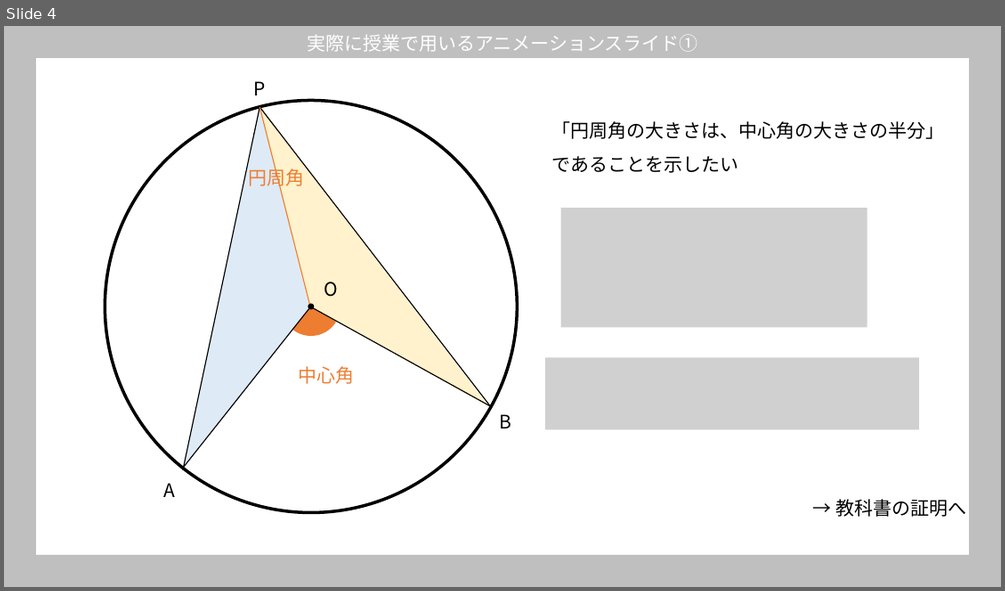
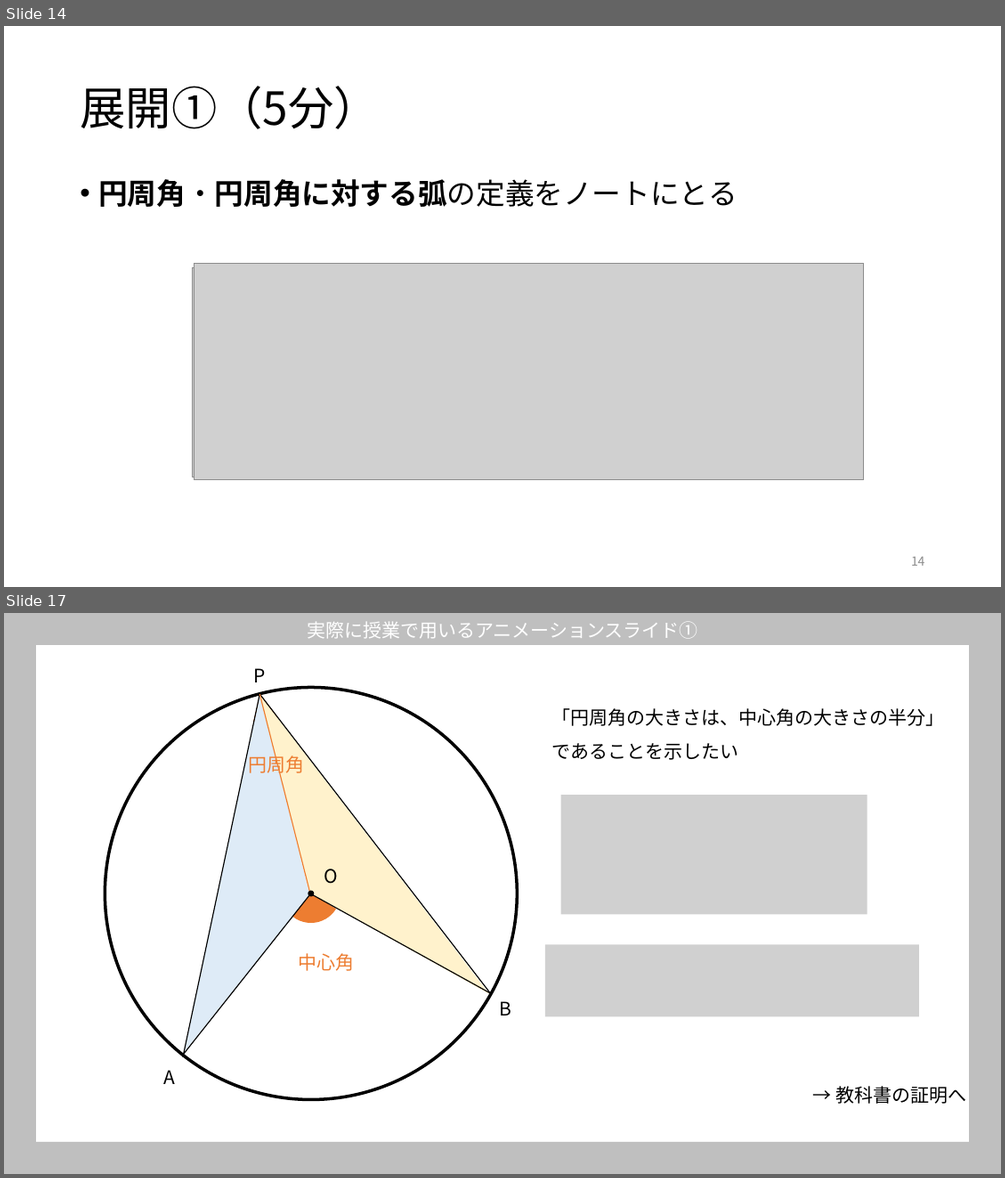
Before and after one commit to ogata222/ogata222.github.io, a slide deck: 円周角の定理_発表会用授業イメージ説明.pptx. Shown one above the other, each under a label of ours: slide 4 before the commit, slides 14 and 17 after it; the slides between them are not shown. The pictures are 1005x591 and 1005x1178 pixels, drawn with LibreOffice and Linux fonts; fonts in the diff are those of the drawing; grey boxes stand for pictures. Boxes give left, top, right and bottom in pixels: in the first picture for what was removed or moved away, otherwise in the second. Text is boxed around its words. In the diff, an @@ line names an element or a change of style, - is before the commit and + after.

```diff
--- a/円周角の定理_発表会用授業イメージ説明.pptx
+++ b/円周角の定理_発表会用授業イメージ説明.pptx
@@ slide 14 added at [4,26,1001,587], background #FFFFFF @@
@@ title added at [80,86,380,129], 44 pt, text #000000 @@
+展開①（5分）
@@ text added at [98,179,737,207], 28 pt, text #000000, bold @@
+• 円周角・円周角に対する弧の定義をノートにとる
@@ picture added at [194,263,864,480] @@
@@ picture added at [193,267,856,476] @@
@@ page number added at [911,556,925,565], 12 pt, text #8C8C8C @@
+14
@@ what was slide 4 is now slide 17 @@
```
Also in this commit, not shown: 3 slides changed, 15 other slides added, 4 slides removed.
